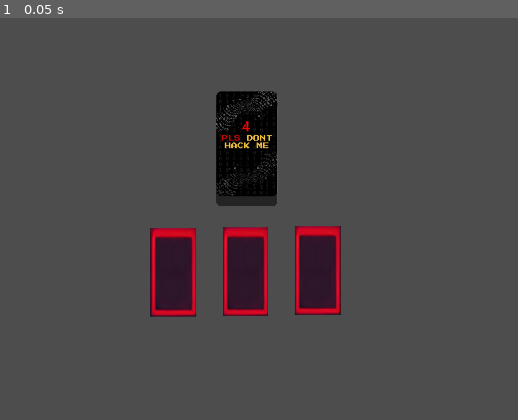
Above: before the commit, frame 1.
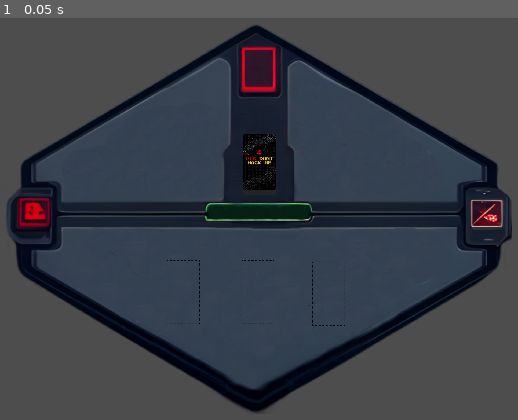
Above: after the commit, the same moment.

Repository: tawaninm/PlsDontHackMe
Game: Godot game, scene res://Scene/main.tscn
The game is run twice, just before and just after one commit, with the same random seed, the same clock (stepped at 60 frames per second) and the same inputs.
Inputs:
- Up to frame 1 (0.05 s): no input

The runs differ from the first frame. In frame 1, 40% of the frame differs, in the area x 1-99%, y 1-99%.

Commit message:
card Filp Spawn card match asset point

Diff:
--- a/Scene/card.tscn
+++ b/Scene/card.tscn
@@ -1,28 +1,193 @@
-[gd_scene load_steps=4 format=3 uid="uid://u44cll7bp3s0"]
+[gd_scene load_steps=8 format=3 uid="uid://u44cll7bp3s0"]
 
 [ext_resource type="Script" path="res://Script/card.gd" id="1_xlue2"]
-[ext_resource type="Texture2D" uid="uid://bifb6xgm88j88" path="res://Asset/IMG/30.png" id="2_blj0v"]
+[ext_resource type="Texture2D" uid="uid://bifb6xgm88j88" path="res://Asset/IMG/FileInfectorCard.png" id="2_blj0v"]
+[ext_resource type="Texture2D" uid="uid://dxnhtc0mraow3" path="res://Asset/IMG/29.png" id="2_qjb33"]
 
 [sub_resource type="RectangleShape2D" id="RectangleShape2D_p405s"]
 size = Vector2(605, 1055)
+
+[sub_resource type="Animation" id="Animation_anro0"]
+resource_name = "card_filp"
+step = 0.01
+tracks/0/type = "value"
+tracks/0/imported = false
+tracks/0/enabled = true
+tracks/0/path = NodePath("CPU:modulate")
+tracks/0/interp = 1
+tracks/0/loop_wrap = true
+tracks/0/keys = {
+"times": PackedFloat32Array(0, 0.16, 0.2),
+"transitions": PackedFloat32Array(1, 1, 1),
+"update": 0,
+"values": [Color(1, 0.0588235, 0.0588235, 0), Color(1, 0.0588235, 0.0588235, 0), Color(1, 0.0588235, 0.0588235, 1)]
+}
+tracks/1/type = "value"
+tracks/1/imported = false
+tracks/1/enabled = true
+tracks/1/path = NodePath("Ingre:modulate")
+tracks/1/interp = 1
+tracks/1/loop_wrap = true
+tracks/1/keys = {
+"times": PackedFloat32Array(0, 0.16, 0.2),
+"transitions": PackedFloat32Array(1, 1, 1),
+"update": 0,
+"values": [Color(1, 0.0588235, 0.0588235, 0), Color(1, 0.0588235, 0.0588235, 0), Color(1, 0.0588235, 0.0588235, 1)]
+}
+tracks/2/type = "value"
+tracks/2/imported = false
+tracks/2/enabled = true
+tracks/2/path = NodePath("CardBackImage:scale")
+tracks/2/interp = 1
+tracks/2/loop_wrap = true
+tracks/2/keys = {
+"times": PackedFloat32Array(0, 0.1, 0.2),
+"transitions": PackedFloat32Array(1, 1, 1),
+"update": 0,
+"values": [Vector2(1.08581, 1.04165), Vector2(0.1, 1), Vector2(1, 1)]
+}
+tracks/3/type = "value"
+tracks/3/imported = false
+tracks/3/enabled = true
+tracks/3/path = NodePath("CardBackImage:z_index")
+tracks/3/interp = 1
+tracks/3/loop_wrap = true
+tracks/3/keys = {
+"times": PackedFloat32Array(0, 0.1),
+"transitions": PackedFloat32Array(1, 1),
+"update": 1,
+"values": [0, -1]
+}
+tracks/4/type = "value"
+tracks/4/imported = false
+tracks/4/enabled = true
+tracks/4/path = NodePath("CardImg:z_index")
+tracks/4/interp = 1
+tracks/4/loop_wrap = true
+tracks/4/keys = {
+"times": PackedFloat32Array(0, 0.1),
+"transitions": PackedFloat32Array(1, 1),
+"update": 1,
+"values": [-1, 0]
+}
+tracks/5/type = "value"
+tracks/5/imported = false
+tracks/5/enabled = true
+tracks/5/path = NodePath("CardImg:scale")
+tracks/5/interp = 1
+tracks/5/loop_wrap = true
+tracks/5/keys = {
+"times": PackedFloat32Array(0, 0.1, 0.2),
+"transitions": PackedFloat32Array(1, 1, 1),
+"update": 0,
+"values": [Vector2(1, 1), Vector2(0.1, 1), Vector2(1, 1)]
+}
+
+[sub_resource type="Animation" id="Animation_7pqhs"]
+length = 0.001
+tracks/0/type = "value"
+tracks/0/imported = false
+tracks/0/enabled = true
+tracks/0/path = NodePath("CPU:modulate")
+tracks/0/interp = 1
+tracks/0/loop_wrap = true
+tracks/0/keys = {
+"times": PackedFloat32Array(0),
+"transitions": PackedFloat32Array(1),
+"update": 0,
+"values": [Color(1, 0.0588235, 0.0588235, 0)]
+}
+tracks/1/type = "value"
+tracks/1/imported = false
+tracks/1/enabled = true
+tracks/1/path = NodePath("Ingre:modulate")
+tracks/1/interp = 1
+tracks/1/loop_wrap = true
+tracks/1/keys = {
+"times": PackedFloat32Array(0),
+"transitions": PackedFloat32Array(1),
+"update": 0,
+"values": [Color(1, 0.0588235, 0.0588235, 0)]
+}
+tracks/2/type = "value"
+tracks/2/imported = false
+tracks/2/enabled = true
+tracks/2/path = NodePath("CardBackImage:scale")
+tracks/2/interp = 1
+tracks/2/loop_wrap = true
+tracks/2/keys = {
+"times": PackedFloat32Array(0),
+"transitions": PackedFloat32Array(1),
+"update": 0,
+"values": [Vector2(1.08581, 1.04165)]
+}
+tracks/3/type = "value"
+tracks/3/imported = false
+tracks/3/enabled = true
+tracks/3/path = NodePath("CardBackImage:z_index")
+tracks/3/interp = 1
+tracks/3/loop_wrap = true
+tracks/3/keys = {
+"times": PackedFloat32Array(0),
+"transitions": PackedFloat32Array(1),
+"update": 1,
+"values": [0]
+}
+tracks/4/type = "value"
+tracks/4/imported = false
+tracks/4/enabled = true
+tracks/4/path = NodePath("CardImg:z_index")
+tracks/4/interp = 1
+tracks/4/loop_wrap = true
+tracks/4/keys = {
+"times": PackedFloat32Array(0),
+"transitions": PackedFloat32Array(1),
+"update": 1,
+"values": [-1]
+}
+tracks/5/type = "value"
+tracks/5/imported = false
+tracks/5/enabled = true
+tracks/5/path = NodePath("CardImg:scale")
+tracks/5/interp = 1
+tracks/5/loop_wrap = true
+tracks/5/keys = {
+"times": PackedFloat32Array(0),
+"transitions": PackedFloat32Array(1),
+"update": 0,
+"values": [Vector2(1, 1)]
+}
+
+[sub_resource type="AnimationLibrary" id="AnimationLibrary_evirq"]
+_data = {
+"RESET": SubResource("Animation_7pqhs"),
+"card_filp": SubResource("Animation_anro0")
+}
 
 [node name="Card" type="Node2D"]
 position = Vector2(950, 350)
 scale = Vector2(0.2, 0.2)
 script = ExtResource("1_xlue2")
 
+[node name="CardBackImage" type="Sprite2D" parent="."]
+position = Vector2(-5.00009, 17.4901)
+scale = Vector2(1.08581, 1.04165)
+texture = ExtResource("2_qjb33")
+
 [node name="CardImg" type="Sprite2D" parent="."]
+z_index = -1
 texture = ExtResource("2_blj0v")
 
 [node name="Area2D" type="Area2D" parent="."]
 position = Vector2(0, 5.72205e-06)
 
 [node name="CollisionShape2D" type="CollisionShape2D" parent="Area2D"]
-position = Vector2(2.49998, -1.90735e-06)
+position = Vector2(2.5, 0)
+scale = Vector2(1, 1)
 shape = SubResource("RectangleShape2D_p405s")
 
 [node name="CPU" type="RichTextLabel" parent="."]
-modulate = Color(1, 0.0588235, 0.0588235, 1)
+modulate = Color(1, 0.0588235, 0.0588235, 0)
 offset_left = 160.0
 offset_top = -560.0
 offset_right = 268.0
@@ -31,7 +196,7 @@
 text = "0"
 
 [node name="Ingre" type="RichTextLabel" parent="."]
-modulate = Color(1, 0.0588235, 0.0588235, 1)
+modulate = Color(1, 0.0588235, 0.0588235, 0)
 offset_left = -280.0
 offset_top = 320.0
 offset_right = -152.0
@@ -39,5 +204,10 @@
 scale = Vector2(10, 10)
 text = "0"
 
+[node name="AnimationPlayer" type="AnimationPlayer" parent="."]
+libraries = {
+"": SubResource("AnimationLibrary_evirq")
+}
+
 [connection signal="mouse_entered" from="Area2D" to="." method="_on_area_2d_mouse_entered"]
 [connection signal="mouse_exited" from="Area2D" to="." method="_on_area_2d_mouse_exited"]
--- a/Scene/cardslot.tscn
+++ b/Scene/cardslot.tscn
@@ -1,23 +1,24 @@
 [gd_scene load_steps=4 format=3 uid="uid://d3thw7ewxb7wj"]
 
-[ext_resource type="Texture2D" uid="uid://cm1ksjxcx01l2" path="res://Asset/IMG/slot.png" id="1_s0abm"]
 [ext_resource type="Script" path="res://Script/cardslot.gd" id="1_t0bik"]
+[ext_resource type="Texture2D" uid="uid://dne6am0l02fqb" path="res://Asset/fieduseCard.png" id="2_2ga6x"]
 
 [sub_resource type="RectangleShape2D" id="RectangleShape2D_3ut7g"]
-size = Vector2(107.72, 147.158)
+size = Vector2(76.2806, 107.187)
 
 [node name="Cardslot" type="Node2D"]
 scale = Vector2(0.95, 1.52)
 script = ExtResource("1_t0bik")
 
 [node name="CardSlotImage" type="Sprite2D" parent="."]
-scale = Vector2(-0.159999, -0.159999)
-texture = ExtResource("1_s0abm")
+scale = Vector2(-0.116925, -0.0944643)
+texture = ExtResource("2_2ga6x")
 
 [node name="Area2D" type="Area2D" parent="."]
 collision_layer = 2
 collision_mask = 2
 
 [node name="CollisionShape2D" type="CollisionShape2D" parent="Area2D"]
+position = Vector2(-5.01934e-07, -0.328948)
 scale = Vector2(1.02116, 0.951358)
 shape = SubResource("RectangleShape2D_3ut7g")
--- a/Scene/main.tscn
+++ b/Scene/main.tscn
@@ -1,6 +1,7 @@
-[gd_scene load_steps=8 format=3 uid="uid://bbjh5jh5bs1t5"]
+[gd_scene load_steps=9 format=3 uid="uid://bbjh5jh5bs1t5"]
 
 [ext_resource type="Script" path="res://Script/card_manager.gd" id="1_56fl5"]
+[ext_resource type="Texture2D" uid="uid://bxkyymwn3fc4p" path="res://Asset/IMG/FiledBack.png" id="1_a84f0"]
 [ext_resource type="Script" path="res://Script/playerhand.gd" id="3_iqutw"]
 [ext_resource type="PackedScene" uid="uid://d3thw7ewxb7wj" path="res://Scene/cardslot.tscn" id="3_xtasv"]
 [ext_resource type="Texture2D" uid="uid://dxnhtc0mraow3" path="res://Asset/IMG/29.png" id="4_i0fp1"]
@@ -12,15 +13,15 @@
 
 [node name="Main" type="Node2D"]
 
-[node name="CardManager" type="Node2D" parent="."]
-script = ExtResource("1_56fl5")
-
-[node name="Playerhand" type="Node2D" parent="."]
-script = ExtResource("3_iqutw")
+[node name="Sprite2D" type="Sprite2D" parent="."]
+z_index = -2
+position = Vector2(972.046, 515.937)
+scale = Vector2(0.881092, 0.881092)
+texture = ExtResource("1_a84f0")
 
 [node name="Deck" type="Node2D" parent="."]
-position = Vector2(950, 350)
-scale = Vector2(0.200001, 0.200001)
+position = Vector2(981, 387)
+scale = Vector2(0.107308, 0.107308)
 script = ExtResource("4_lib1h")
 
 [node name="Sprite2D" type="Sprite2D" parent="Deck"]
@@ -33,7 +34,6 @@
 collision_mask = 4
 
 [node name="CollisionShape2D" type="CollisionShape2D" parent="Deck/Area2D"]
-scale = Vector2(1, 1)
 shape = SubResource("RectangleShape2D_ixwm3")
 
 [node name="RichTextLabel" type="RichTextLabel" parent="Deck"]
@@ -45,17 +45,24 @@
 offset_bottom = -369.998
 scale = Vector2(10, 10)
 text = "0"
+metadata/_edit_use_anchors_ = true
+
+[node name="CardManager" type="Node2D" parent="."]
+script = ExtResource("1_56fl5")
+
+[node name="Playerhand" type="Node2D" parent="."]
+script = ExtResource("3_iqutw")
 
 [node name="Cardslot" parent="." instance=ExtResource("3_xtasv")]
-position = Vector2(775, 645)
+position = Vector2(799, 693)
 scale = Vector2(1, 1.52)
 
 [node name="Cardslot2" parent="." instance=ExtResource("3_xtasv")]
-position = Vector2(948, 644)
+position = Vector2(978, 693)
 scale = Vector2(1, 1.52)
 
 [node name="Cardslot3" parent="." instance=ExtResource("3_xtasv")]
-position = Vector2(1121, 641)
+position = Vector2(1148, 697)
 scale = Vector2(1, 1.52)
 
 [node name="InputManager" type="Node2D" parent="."]
--- a/Script/deck.gd
+++ b/Script/deck.gd
@@ -9,13 +9,14 @@
 
 # Called when the node enters the scene tree for the first time.
 func _ready() -> void:
+	player_deck.shuffle()
 	$RichTextLabel.text = str(player_deck.size())
 	card_database_reference = preload("res://Script/CardDatabase.gd")
 
 
 func draw_card():
-	var card_drawn = player_deck[0]
-	player_deck.erase(card_drawn)
+	var card_drawn_name = player_deck[0]
+	player_deck.erase(card_drawn_name)
 
 	if player_deck.size() == 0:
 		$Area2D/CollisionShape2D.disabled = true
@@ -25,8 +26,11 @@
 	$RichTextLabel.text = str(player_deck.size())
 	var card_scene = preload(CARD_SCENE_PATH)
 	var new_card = card_scene.instantiate()
-	new_card.get_node("CPU").text = str(card_database_reference.CARDS[card_drawn][0])
-	new_card.get_node("Ingre").text = str(card_database_reference.CARDS[card_drawn][1])
+	var card_image_path = str("res://Asset/IMG/" + card_drawn_name + "Card.png")
+	new_card.get_node("CardImg").texture = load(card_image_path)
+	new_card.get_node("CPU").text = str(card_database_reference.CARDS[card_drawn_name][0])
+	new_card.get_node("Ingre").text = str(card_database_reference.CARDS[card_drawn_name][1])
 	$"../CardManager".add_child(new_card)
 	new_card.name = "card"
 	$"../Playerhand".add_card_to_hand(new_card, CARD_DRAW_SPEED)
+	new_card.get_node("AnimationPlayer").play("card_filp")
Renamed: Asset/IMG/33.png -> Asset/IMG/AntiVirusCard.png
Not shown, changed: Asset/IMG/AntiVirusCard.png.import
Renamed: Asset/IMG/32.png -> Asset/IMG/DdosAttackCard.png
Not shown, changed: Asset/IMG/DdosAttackCard.png.import
Renamed: Asset/IMG/30.png -> Asset/IMG/FileInfectorCard.png
Not shown, changed: Asset/IMG/FileInfectorCard.png.import
Renamed: Asset/IMG/24.png -> Asset/IMG/FiledBack.png
Not shown, changed: Asset/IMG/FiledBack.png.import
Renamed: Asset/IMG/31.png -> Asset/IMG/VirusAttackCard.png
Not shown, added: Asset/IMG/VirusAttackCard.png.import
Binary file added: Asset/IMG/fieduseCard.png
Not shown, added: Asset/IMG/fieduseCard.png.import
(and 2 more such lines)
